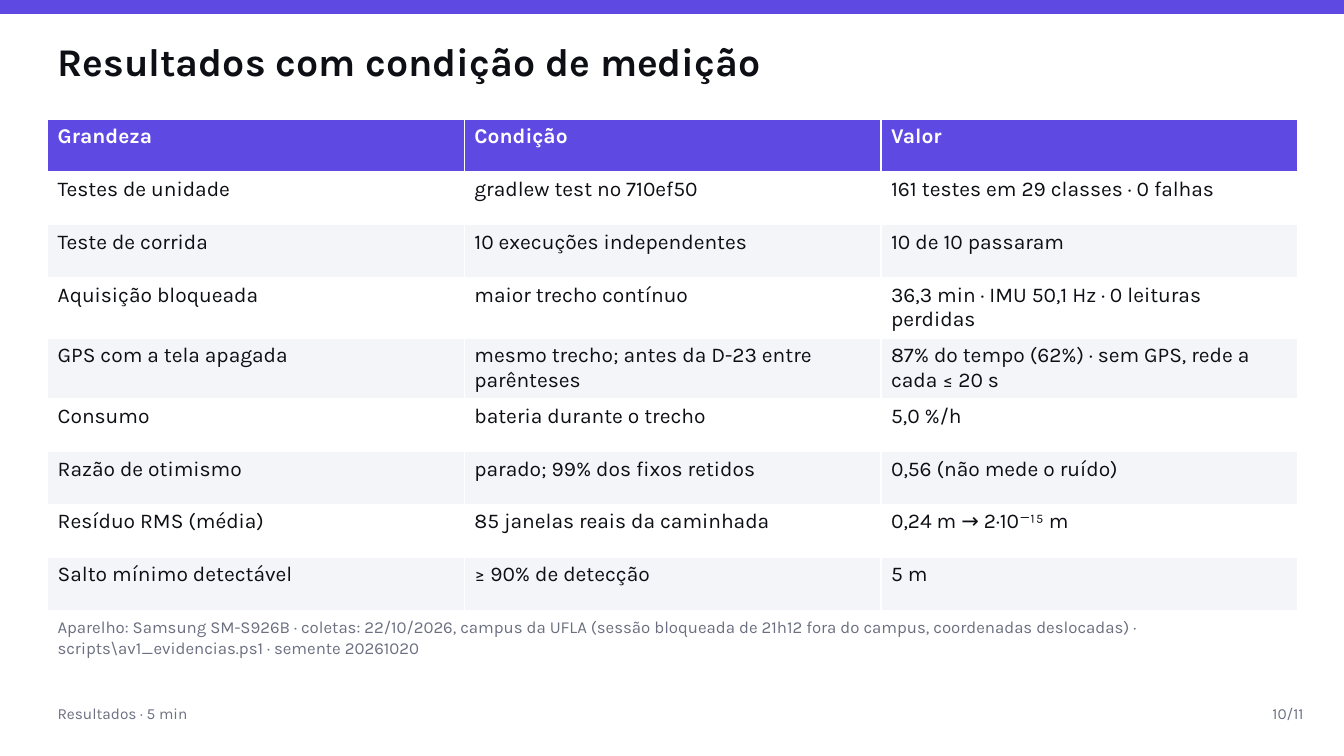
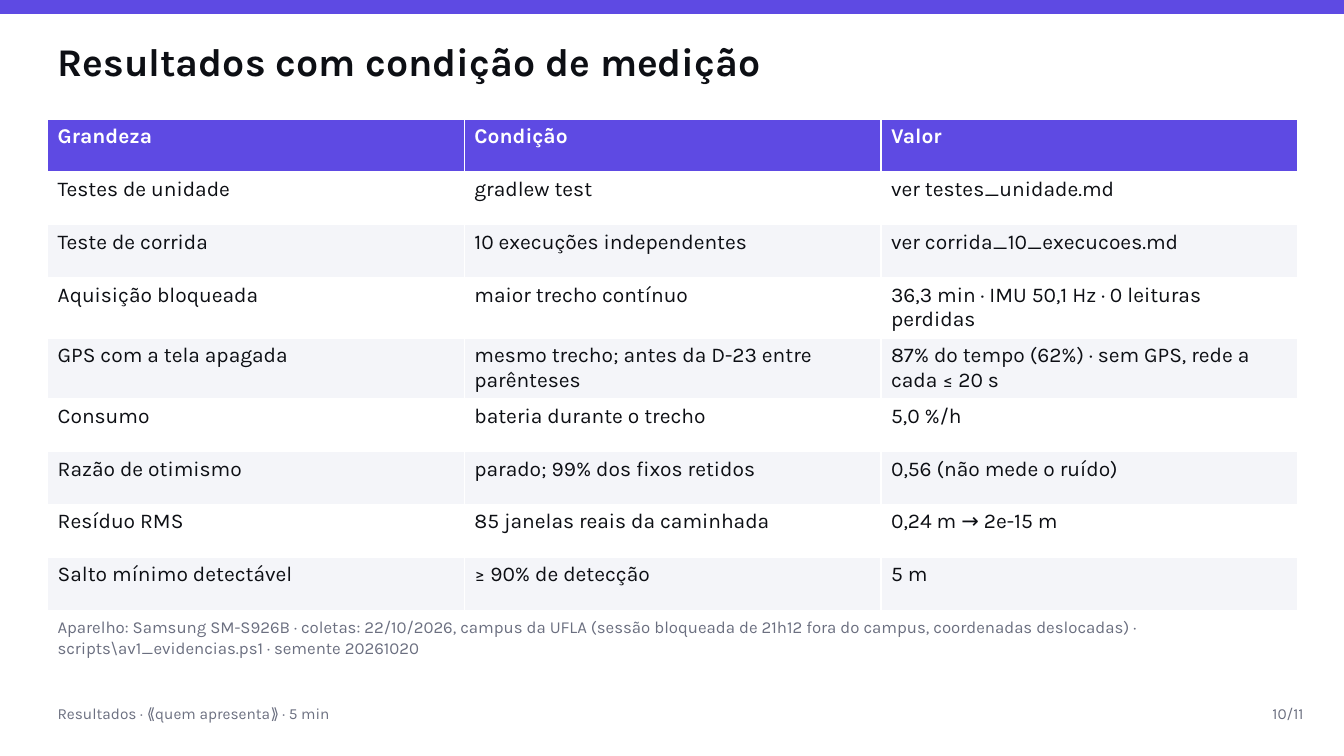
Before and after one commit to AlphaFNTZ/rastro, a slide deck: slide 10 of docs/presentations/apresentacao_I_AV1.pptx. Drawn at 1344x756 pixels with LibreOffice and Linux fonts; fonts in the diff are those of the drawing. Boxes give left, top, right and bottom in pixels: in the first picture for what was removed or moved away, otherwise in the second. Text is boxed around its words. In the diff, an @@ line names an element or a change of style, - is before the commit and + after.

```diff
--- a/docs/presentations/apresentacao_I_AV1.pptx
+++ b/docs/presentations/apresentacao_I_AV1.pptx
@@ table at (47, 119, 1297, 595) @@
-row 2, column 2: gradlew test no 710ef50
+row 2, column 2: gradlew test
-row 2, column 3: 161 testes em 29 classes · 0 falhas
+row 2, column 3: ver testes_unidade.md
-row 3, column 3: 10 de 10 passaram
+row 3, column 3: ver corrida_10_execucoes.md
-row 8, column 1: Resíduo RMS (média)
+row 8, column 1: Resíduo RMS
-row 8, column 3: 0,24 m → 2·10⁻¹⁵ m
+row 8, column 3: 0,24 m → 2e-15 m
@@ text at (58, 708, 329, 723): text changed @@
-Resultados · 5 min
+Resultados · ⟪quem apresenta⟫ · 5 min
```
Also in this commit, not shown: 6 other slides changed, 3 slides added, 3 slides removed, 1 other file.
